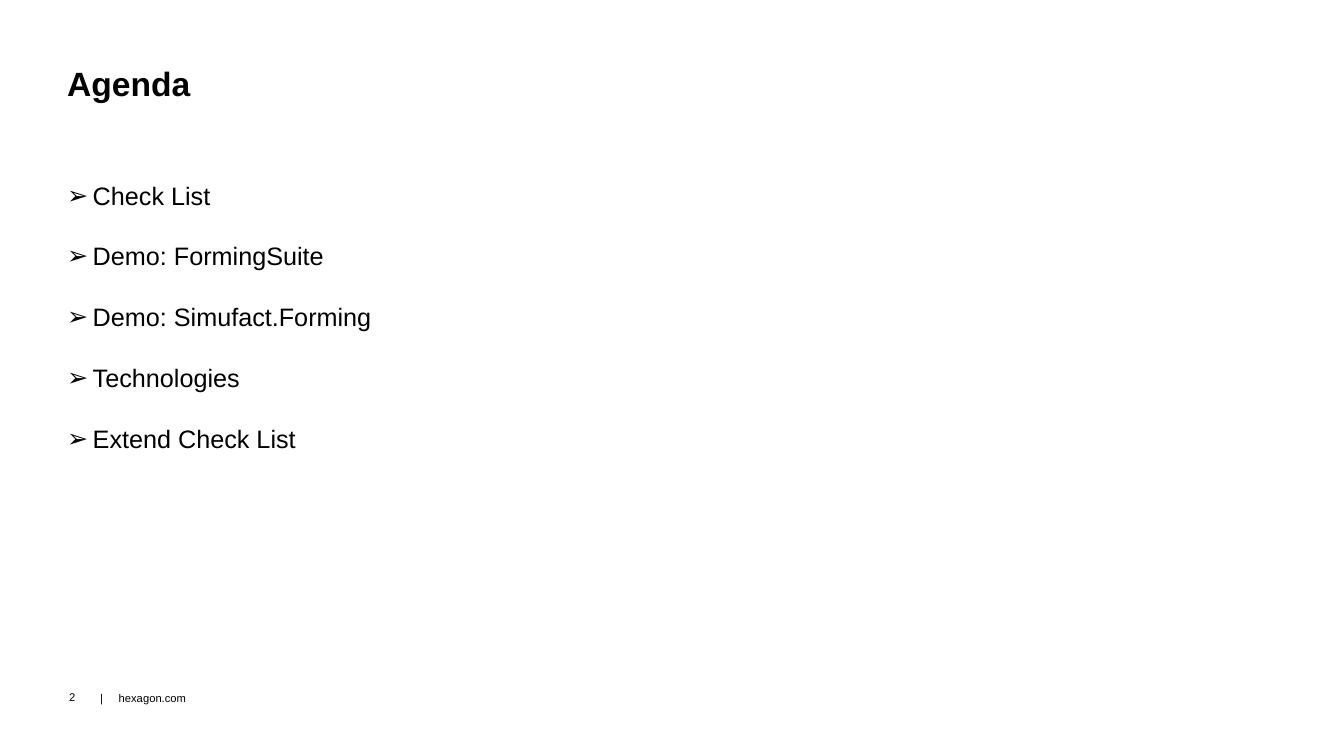
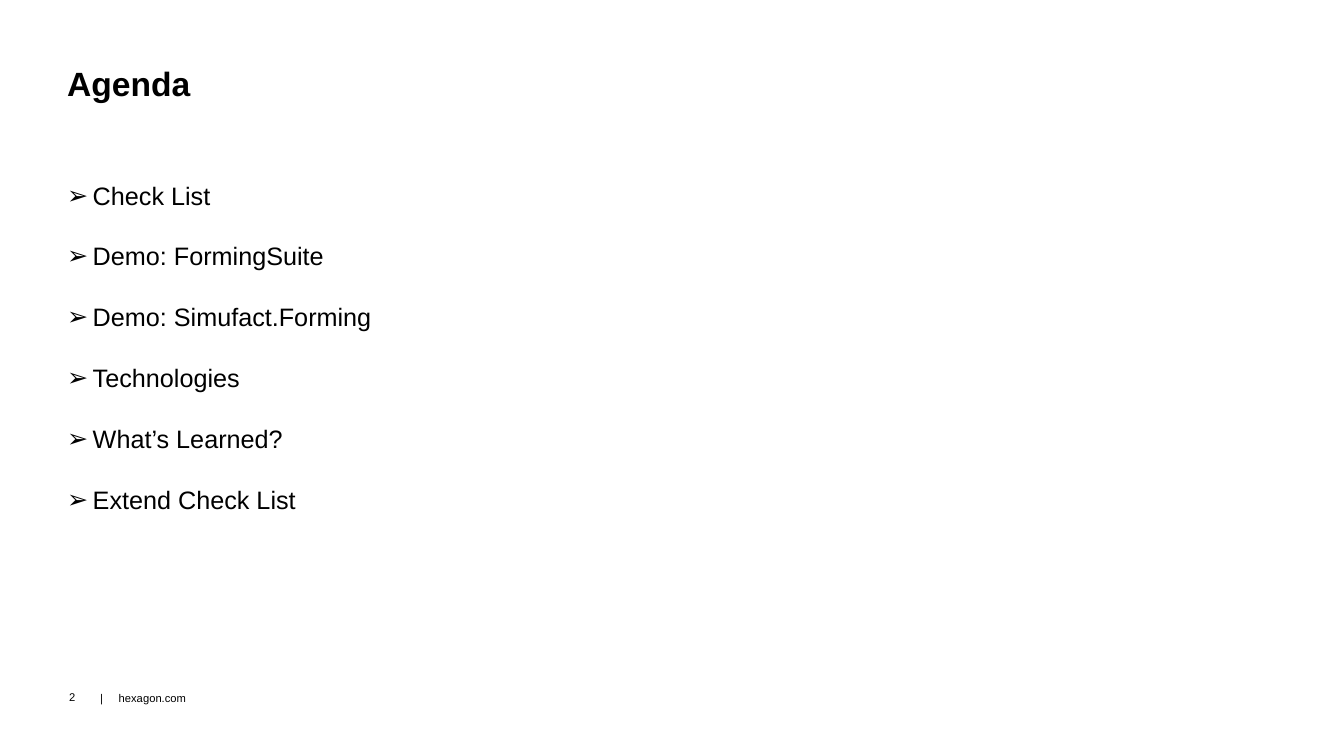
Before and after one commit to dongzgh/protos-vmccopilot, a slide deck: slide 2 of docs/VMC Hackathon 2024 - VMC.Chatbot - Demo.pptx. Drawn at 1344x756 pixels with LibreOffice and Linux fonts; fonts in the diff are those of the drawing; background and template pictures are left out. Boxes give left, top, right and bottom in pixels: in the first picture for what was removed or moved away, otherwise in the second. Text is boxed around its words. In the diff, an @@ line names an element or a change of style, - is before the commit and + after.

```diff
--- a/docs/VMC Hackathon 2024 - VMC.Chatbot - Demo.pptx
+++ b/docs/VMC Hackathon 2024 - VMC.Chatbot - Demo.pptx
@@ text at [93,429,282,449]: paragraph added @@
+➢ What’s Learned?
```
Also in this commit, not shown: 3 other slides changed, 3 slides added.
